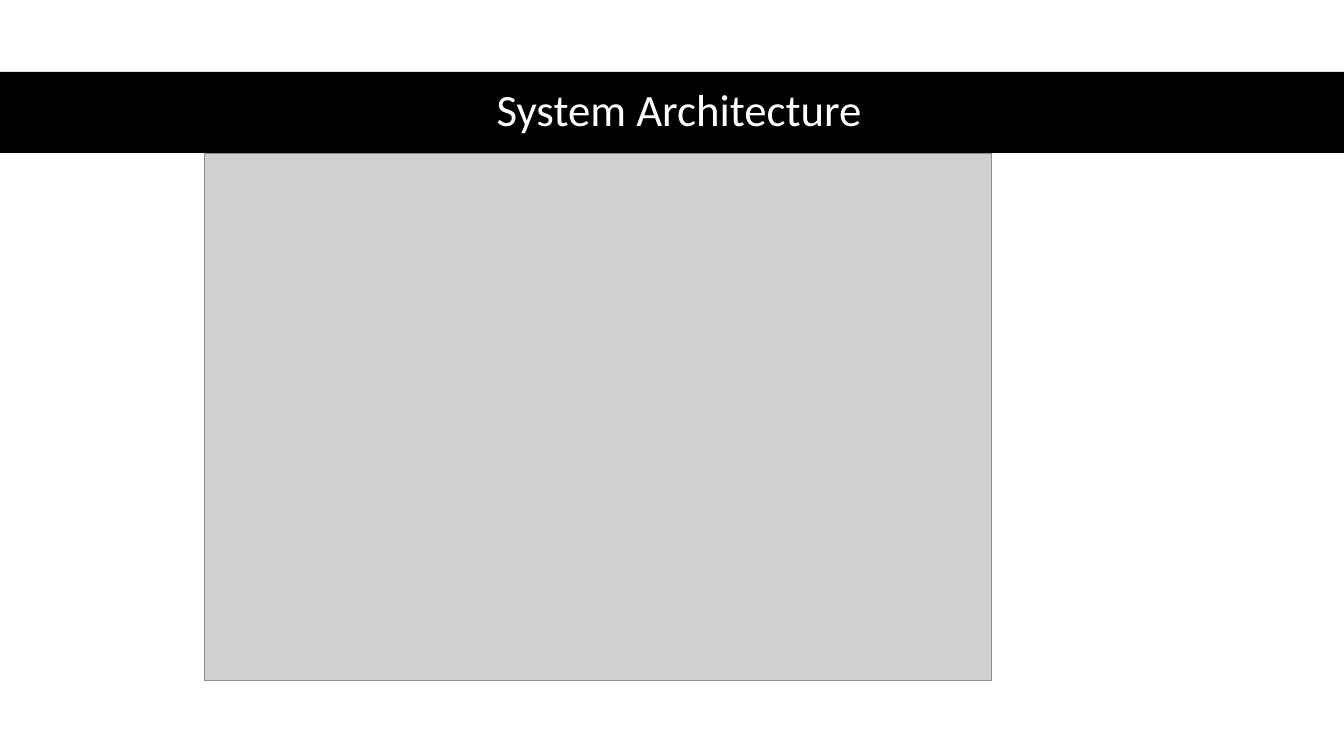
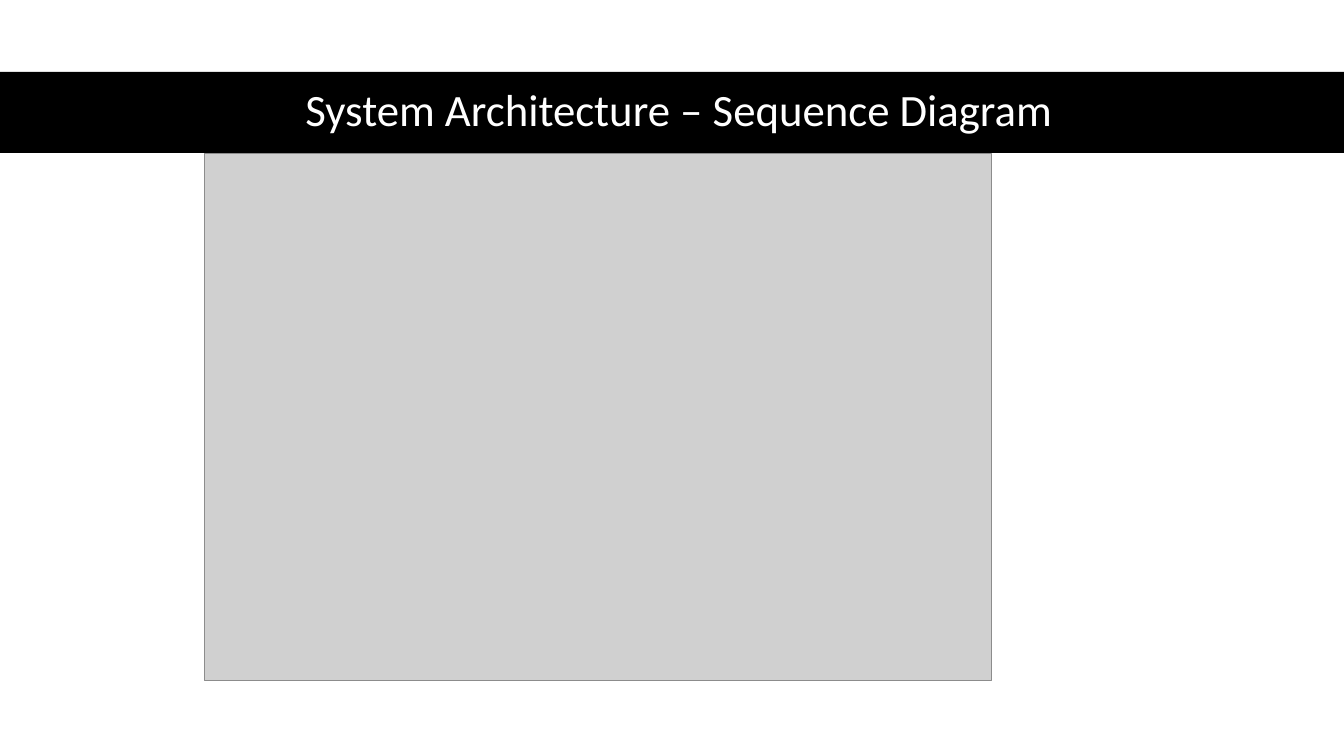
Before and after one commit to fanchuanster/8547SFinalProj, a slide deck: slide 6 of FinalProject_AC.pptx (slide 7 before the commit). Drawn at 1344x756 pixels with LibreOffice and Linux fonts; fonts in the diff are those of the drawing; grey boxes stand for pictures; background and template pictures are left out. Boxes give left, top, right and bottom in pixels: in the first picture for what was removed or moved away, otherwise in the second. Text is boxed around its words. In the diff, an @@ line names an element or a change of style, - is before the commit and + after.

```diff
--- a/FinalProject_AC.pptx
+++ b/FinalProject_AC.pptx
@@ title at box(305, 95, 1052, 134): text changed @@
-System Architecture
+System Architecture – Sequence Diagram
```
Also in this commit, not shown: 4 other slides changed, 1 slide removed, 2 other files.
